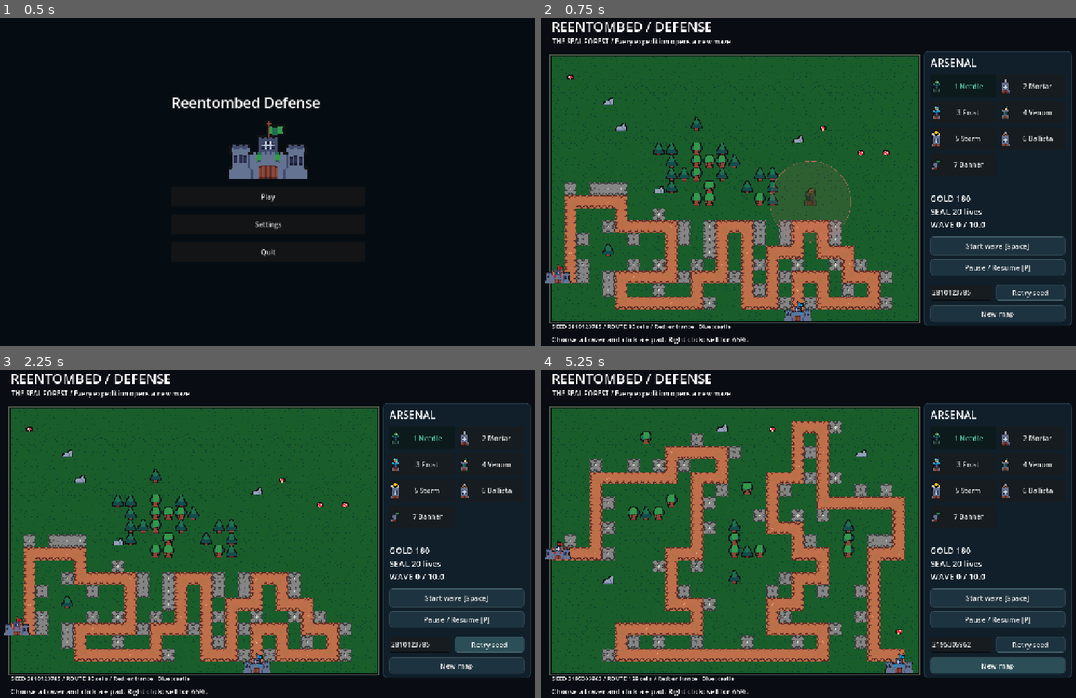
Above: before the commit, frames 1-4 (two rows, left to right).
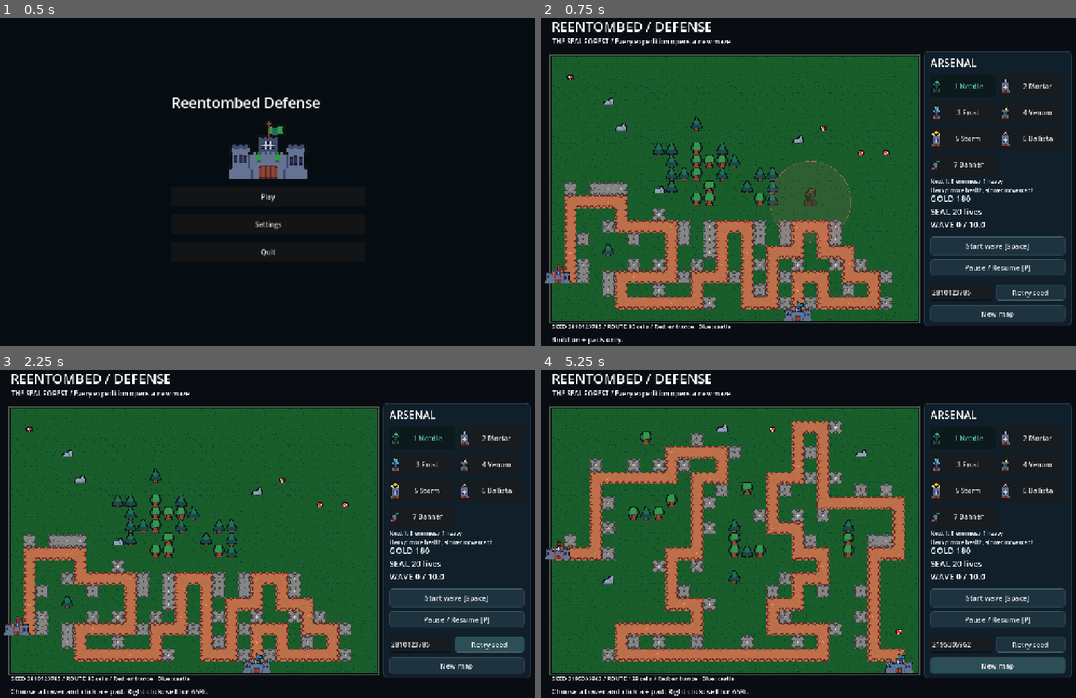
Above: after the commit, the same moments.

Repository: azgrand/reentombed-defense
Game: Godot game, scene res://scenes/main_menu.tscn
Same seed, same stepped clock (60 frames per second), same inputs: the game is played once before the commit and once after it.
Inputs:
- Up to frame 1 (0.5 s): no input
- Up to frame 2 (0.75 s): click "Play" at 0.5 s
- Up to frame 3 (2.25 s): click "Start wave [Space]" at 1.25 s; click "Retry seed" at 2 s
- Up to frame 4 (5.25 s): click "Start wave [Space]" at 2.75 s; click "Retry seed" at 3.5 s; click "Retry seed" at 4.25 s; click "New map" at 5 s

Frame 1 is identical in both runs. In frame 2, 0.5% of the frame differs, in the area x 2-93%, y 49-100%; in frame 3, 0.2%; in frame 4, 0.2%.

Commit message:
test: cover v0.3 systems and document visual acceptance

Diff:
--- a/scripts/game/main.gd
+++ b/scripts/game/main.gd
@@ -39,6 +39,9 @@
 const TowerDetails = preload("res://scripts/ui/tower_details.gd")
 var details: PanelContainer
 var selected_tower: Dictionary = {}
+var forecast: Label
+var ui_fingerprint := ""
+var hover_status := ""
 var hint := "game.instructions"
 var hint_args := {}
 const Navigation = preload("res://scripts/ui/navigation.gd")
@@ -97,6 +100,7 @@
 	return label
 
 func _build_ui() -> void:
+	ui_fingerprint = ""
 	_label("REENTOMBED / DEFENSE", Vector2(28, 18), Vector2(800, 42), 32)
 	_label(tr("game.subtitle"), Vector2(30, 65), Vector2(850, 28), 16)
 	_label(tr("shop.title"), Vector2(928, 110), Vector2(300, 35), 25)
@@ -106,6 +110,7 @@
 	shop.size = Vector2(320, 260)
 	add_child(shop)
 	tower_buttons.assign(shop.buttons)
+	forecast = _label("", Vector2(928, 400), Vector2(320, 32), 13)
 	stats = _label("", Vector2(928, 435), Vector2(320, 90), 20)
 	wave_button = _button(tr("game.start_wave"), Vector2(928, 540), Vector2(320, 44), _start_wave)
 	_button(tr("game.pause"), Vector2(928, 594), Vector2(320, 38), _toggle_pause)
@@ -180,6 +185,12 @@
 	_refresh_ui()
 
 func _refresh_ui() -> void:
+	var fingerprint := str([gold, lives, wave, active, ended, paused, seed_value, selected, hint, hint_args, hover_status, selected_tower.get("level", 0), selected_tower.get("total_invested", 0), towers.size(), next_enemy_id, TranslationServer.get_locale()])
+	if fingerprint == ui_fingerprint:
+		return
+	ui_fingerprint = fingerprint
+	var next := next_wave_forecast()
+	forecast.text = "" if active else (tr("game.forecast").format(next) if next.number > 0 else tr("game.no_more_waves"))
 	map_info.text = tr("game.diagnostics").format({"seed": seed_value, "length": map_data.route.size()})
 	stats.text = tr("game.stats").format({"gold": gold, "lives": lives, "wave": wave, "total": balance.waves})
 	wave_button.disabled = active or ended
@@ -188,7 +199,9 @@
 	var arguments := hint_args.duplicate()
 	if arguments.has("name_key"):
 		arguments.name = tr(arguments.name_key)
-	message.text = tr("game.paused") if paused else tr(hint).format(arguments)
+	if hover_status != "":
+		arguments.name = tr(balance.towers[selected].name_key)
+	message.text = tr("game.paused") if paused else tr(hover_status if hover_status != "" else hint).format(arguments)
 	if details != null and not selected_tower.is_empty():
 		details.refresh()
 
@@ -247,7 +260,7 @@
 
 func placement_error(cell: Vector2i) -> String:
 	if paused or ended:
-		return "game.paused" if paused else "game.defeat"
+		return "game.paused" if paused else ("game.victory" if lives > 0 else "game.defeat")
 	if cell.x < 0 or cell.y < 0 or cell.x >= Mapper.WIDTH or cell.y >= Mapper.HEIGHT:
 		return "game.blocked"
 	if map_data.cells[cell.y][cell.x] != Mapper.PAD:
@@ -300,6 +313,12 @@
 		_tick(delta)
 		if ended and navigation != null:
 			navigation.show_page("result")
+	var cell := Vector2i(((get_global_mouse_position() - ORIGIN) / TILE).floor())
+	hover_status = ""
+	if cell.x >= 0 and cell.y >= 0 and cell.x < Mapper.WIDTH and cell.y < Mapper.HEIGHT and selected_tower.is_empty():
+		hover_status = placement_error(cell)
+		if hover_status == "":
+			hover_status = "game.place_here"
 	_refresh_ui()
 	renderer.queue_redraw()
 
@@ -404,3 +423,14 @@
 	_refresh_ui()
 	renderer.queue_redraw()
 	return refund
+
+func next_wave_forecast() -> Dictionary:
+	var number := wave + 1
+	if number > int(balance.waves):
+		return {"number": 0, "count": 0, "heavy": 0}
+	var count := 6 + number * 2
+	var heavy := 0
+	for index in range(next_enemy_id, next_enemy_id + count):
+		if index % 5 == 4:
+			heavy += 1
+	return {"number": number, "count": count, "heavy": heavy}
--- a/scripts/game/map_renderer.gd
+++ b/scripts/game/map_renderer.gd
@@ -100,7 +100,7 @@
 		draw_circle(center + Vector2(0, 6), 8, Color(0, 0, 0, 0.25))
 		_sprite(texture, center + Vector2(0, 8), 25 if enemy.armored else 19, (int(animation_time * 8) + int(enemy.id)) % 4, 4, tint)
 		draw_rect(Rect2(center + Vector2(-10, -20), Vector2(20, 3)), Color("1a1f2a"))
-		draw_rect(Rect2(center + Vector2(-10, -20), Vector2(20 * maxf(0, enemy.hp / enemy.max_hp), 3)), Color("a5ed86"))
+		draw_rect(Rect2(center + Vector2(-10, -20), Vector2(20 * clampf(enemy.hp / enemy.max_hp, 0.0, 1.0), 3)), Color("a5ed86"))
 	for beam in beams:
 		var progress := clampf(1.0 - float(beam.ttl) / 0.18, 0.0, 1.0)
 		var position_value: Vector2 = beam.from.lerp(beam.to, progress)
--- a/tests/run_tests.gd
+++ b/tests/run_tests.gd
@@ -119,7 +119,7 @@
 				break
 		game.enemies[0].progress = float(route_index)
 		var health: float = game.enemies[0].hp
-		if kind == 1:
+		if game.balance.towers[kind].behavior == "splash":
 			game._spawn_enemy()
 			game.enemies[1].progress = float(route_index)
 		game._tick(0.001)
@@ -127,9 +127,9 @@
 			check(game.enemies[0].hp == health, "Support tower attacked")
 		else:
 			check(game.enemies[0].hp < health, "Weapon did not hit: %d" % kind)
-		if kind == 1:
+		if game.balance.towers[kind].behavior == "splash":
 			check(game.enemies[1].hp < health, "Splash damage missing")
-		if kind == 2:
+		if game.balance.towers[kind].behavior == "slow":
 			check(game.enemies[0].slow < 1.0, "Slow effect missing")
 	game.sound.stop()
 	game.queue_free()
--- /dev/null
+++ b/tests/test_forecast_placement.gd
@@ -0,0 +1,44 @@
+extends SceneTree
+func _initialize() -> void:
+	call_deferred("run")
+func run() -> void:
+	var game = load("res://scenes/main.tscn").instantiate()
+	root.add_child(game)
+	game.set_process(false)
+	for wave in range(10):
+		for next_id in range(10):
+			game.wave = wave
+			game.next_enemy_id = next_id
+			var forecast: Dictionary = game.next_wave_forecast()
+			var count := 6 + 2 * (wave + 1)
+			var actual := 0
+			for i in range(count):
+				if (next_id + i) % 5 == 4:
+					actual += 1
+			assert(forecast.number == wave + 1 and forecast.count == count and forecast.heavy == actual)
+	game.wave = 10
+	assert(game.next_wave_forecast().number == 0)
+	game._new_map(42)
+	assert(game.tower_buttons.size() == game.balance.towers.size())
+	var original: int = game.selected
+	game._select(100)
+	game._select(-1)
+	assert(game.selected == original)
+	for y in range(game.Mapper.HEIGHT):
+		for x in range(game.Mapper.WIDTH):
+			var cell := Vector2i(x, y)
+			var gold: int = game.gold
+			if game.map_data.cells[y][x] != game.Mapper.PAD:
+				assert(game.placement_error(cell) != "")
+				game._place_tower(cell)
+				assert(game.gold == gold)
+	var grid = game.shop.get_child(0)
+	assert(grid is GridContainer and grid.columns == 2 and grid.get_child_count() >= 8)
+	for card in game.tower_buttons:
+		assert(card.size.x > 0 and card.size.y > 0)
+	game.shop.show_details(6)
+	assert(game.shop.description.text.contains(TranslationServer.translate("shop.support")))
+	game.queue_free()
+	await process_frame
+	print("Forecast/placement/shop: OK")
+	quit()
--- a/tests/test_navigation.gd
+++ b/tests/test_navigation.gd
@@ -13,6 +13,15 @@
 	var timer: float = game.spawn_clock
 	game._tick(5.0)
 	assert(game.enemies == before and game.spawn_clock == timer)
+	game.navigation._confirm_main_menu()
+	var confirmation: ConfirmationDialog
+	for child in game.navigation.screen.get_children():
+		if child is ConfirmationDialog:
+			confirmation = child
+	assert(confirmation != null and game.paused)
+	confirmation.canceled.emit()
+	await process_frame
+	assert(game.paused and game.navigation.page == "pause")
 	game.navigation.show_page("settings")
 	var prefs = root.get_node("Preferences")
 	var old_locale: String = prefs.values.language
@@ -30,7 +39,12 @@
 	assert(not game.paused and game.navigation.page == "")
 	TranslationServer.set_locale(old_locale)
 	await process_frame
-	game.queue_free()
+	current_scene = game
+	game.navigation._main_menu()
+	await process_frame
+	await process_frame
+	assert(not is_instance_valid(game) and current_scene.name == "MainMenu")
+	current_scene.queue_free()
 	await process_frame
 	print("Navigation, live locale and pause: OK")
 	quit()
--- a/tests/test_tower_behaviors.gd
+++ b/tests/test_tower_behaviors.gd
@@ -86,8 +86,14 @@
 	game.towers.append({"cell": Vector2i(6, 5), "kind": banner_kind, "level": 1})
 	game.towers.append({"cell": Vector2i(5, 6), "kind": banner_kind, "level": 1})
 	check(is_equal_approx(System.aura_bonus(game, game.towers[0]), 0.15), "Aura stacked")
-	game.towers.remove_at(2)
-	game.towers.remove_at(0)
+	game.towers[1].level = 4
+	game.towers[2].level = 2
+	check(is_equal_approx(System.aura_bonus(game, game.towers[0]), 0.30), "Upgraded aura not applied dynamically")
+	game.towers.remove_at(1)
+	check(is_equal_approx(System.aura_bonus(game, game.towers[0]), 0.20), "Sold strongest aura remains cached")
+	game.towers.remove_at(1)
+	game.towers.clear()
+	game.towers.append({"cell": Vector2i(6, 5), "kind": banner_kind, "level": 4})
 	check(System.aura_bonus(game, game.towers[0]) == 0, "Aura buffs itself")
 	game.queue_free()
 	await process_frame
--- /dev/null
+++ b/tools/balance_review.gd
@@ -0,0 +1,41 @@
+extends SceneTree
+## Deterministic purchasing policy; an observation tool, not a human-play test.
+func _initialize() -> void:
+	call_deferred("run")
+func run() -> void:
+	for value in [0, 42, 2026]:
+		var game = load("res://scenes/main.tscn").instantiate()
+		game.audio_enabled = false
+		root.add_child(game)
+		game.set_process(false)
+		game._new_map(value)
+		var purchase := 0
+		for tick in range(40000):
+			if game.ended:
+				break
+			game.selected = purchase % game.balance.towers.size()
+			if game.gold >= int(game.balance.towers[game.selected].cost):
+				var best := Vector2i(-1, -1)
+				var best_score := -INF
+				for y in range(game.Mapper.HEIGHT):
+					for x in range(game.Mapper.WIDTH):
+						var cell := Vector2i(x, y)
+						if game.placement_error(cell) != "":
+							continue
+						var coverage := 0.0
+						for index in range(game.map_data.route.size()):
+							if Vector2(cell).distance_to(Vector2(game.map_data.route[index])) <= float(game.balance.towers[game.selected].range):
+								coverage += 1.0 + (1.0 - float(index) / game.map_data.route.size()) * 0.1
+						if coverage > best_score:
+							best_score = coverage
+							best = cell
+				if best.x >= 0:
+					game._place_tower(best)
+					purchase += 1
+			if not game.active:
+				game._start_wave()
+			game._tick(0.15)
+		print("Balance policy seed=%d route=%d wave=%d lives=%d towers=%d gold=%d ended=%s" % [value, game.map_data.route.size(), game.wave, game.lives, game.towers.size(), game.gold, game.ended])
+		game.queue_free()
+		await process_frame
+	quit()
--- a/tools/capture_ui.gd
+++ b/tools/capture_ui.gd
@@ -5,6 +5,8 @@
 	var args := OS.get_cmdline_user_args()
 	var mode := args[0] if args.size() > 0 else "menu"
 	var output := args[1] if args.size() > 1 else "/tmp/menu.png"
+	if args.size() > 2 and args[2] == "scaled":
+		root.size = Vector2i(1024, 640)
 	var prefs = root.get_node("Preferences")
 	prefs.values.language = "es" if mode == "settings" else "en"
 	prefs.values.sound = false
@@ -16,6 +18,32 @@
 	elif mode not in ["menu", "settings"]:
 		scene.set_process(false)
 		scene._new_map(42)
+		if mode == "combat":
+			scene.gold = 1000
+			var placed := 0
+			for i in range(3, scene.map_data.route.size() - 3, 6):
+				for direction in scene.Mapper.DIRECTIONS:
+					var cell: Vector2i = scene.map_data.route[i] + direction
+					if cell.x <= 0 or cell.y <= 0 or cell.x >= scene.Mapper.WIDTH - 1 or cell.y >= scene.Mapper.HEIGHT - 1:
+						continue
+					if scene.map_data.cells[cell.y][cell.x] == scene.Mapper.PAD:
+						scene.selected = 3 + placed % 4
+						var before: int = scene.towers.size()
+						scene._place_tower(cell)
+						if scene.towers.size() > before:
+							placed += 1
+							break
+				if placed >= 4:
+					break
+			scene._start_wave()
+			for i in range(10):
+				scene._spawn_enemy()
+				scene.enemies[-1].progress = 3.0 + i * 1.5
+				scene.enemies[-1].hp = 500.0
+				scene.enemies[-1].max_hp = 500.0
+			scene._tick(0.01)
+			scene._refresh_ui()
+			scene.renderer.queue_redraw()
 		if mode == "upgrade":
 			scene.gold = 1000
 			for y in range(scene.Mapper.HEIGHT):
Not shown, changed: localization/en.po
Not shown, changed: localization/es.po
Not shown, added: scripts/ui/tower_details.gd.uid
Not shown, added: scripts/ui/tower_shop.gd.uid
Binary file added: specs/previews/milestone-3/combat.png
Not shown, added: specs/previews/milestone-3/combat.png.import
Not shown, added: specs/previews/milestone-3/contact-sheet.png.import
Binary file changed: specs/previews/milestone-3/game.png
Not shown, added: specs/previews/milestone-3/game.png.import
Not shown, added: specs/previews/milestone-3/map-0.png.import
Not shown, added: specs/previews/milestone-3/map-1.png.import
Not shown, added: specs/previews/milestone-3/map-10.png.import
(and 36 more such lines)
